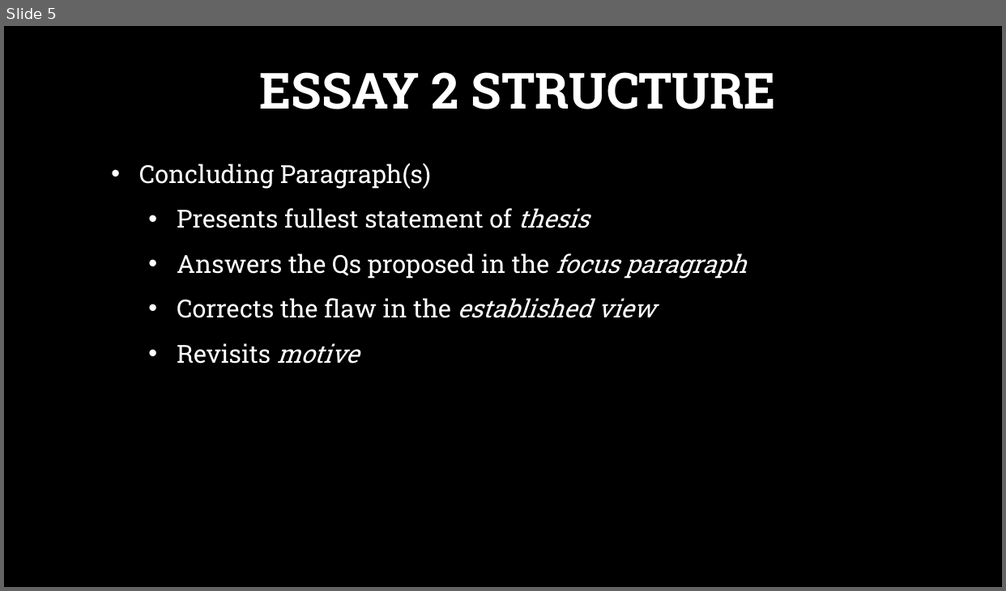
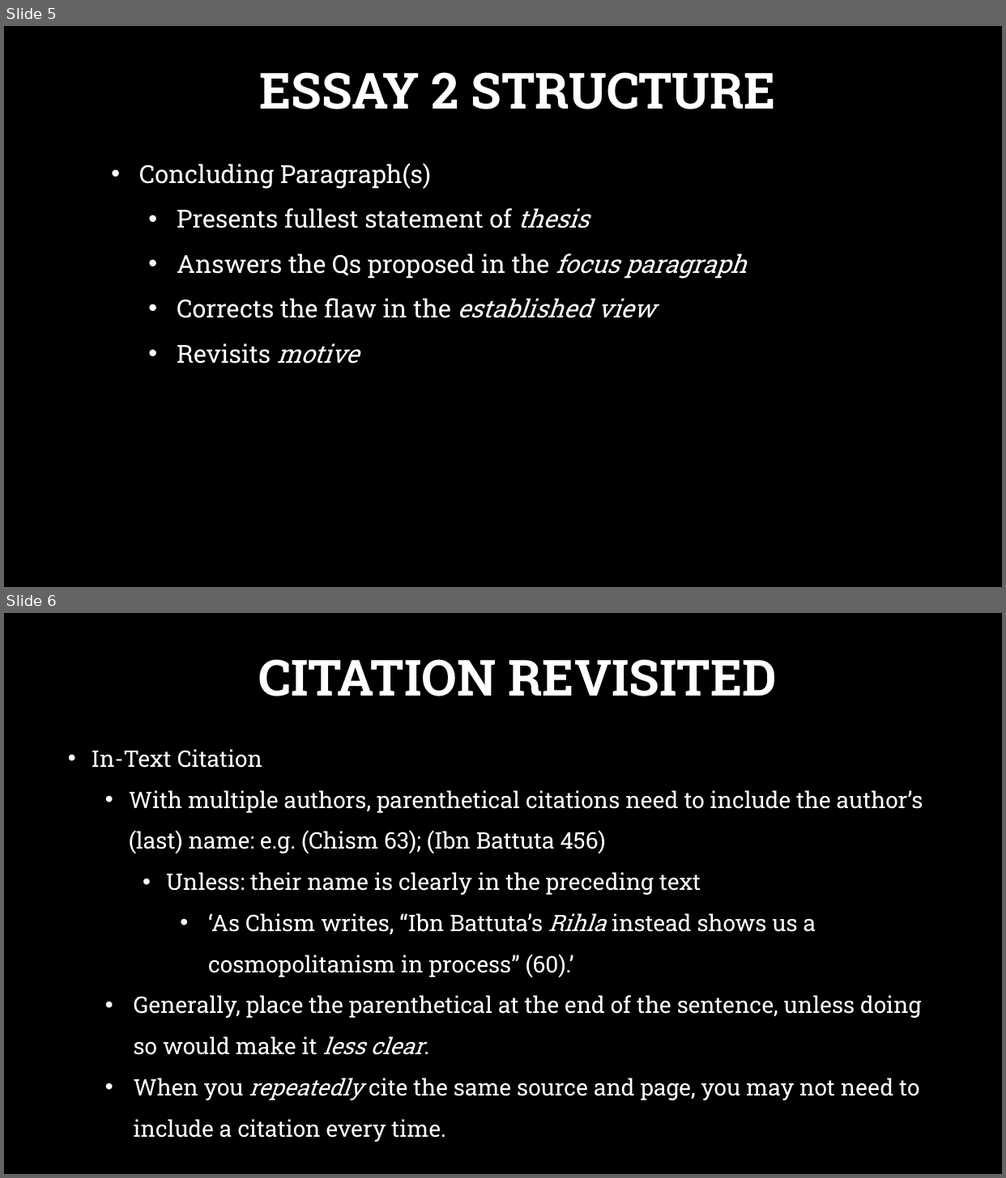
Before and after one commit to nadaniels/test-git, a slide deck: 03_12 Class Powerpoint.pptx. Shown one above the other, each under a label of ours: slide 5 before the commit, slides 5 and 6 after it. The pictures are 1006x591 and 1006x1178 pixels, drawn with LibreOffice and Linux fonts; fonts in the diff are those of the drawing; background and template pictures are left out. Boxes give left, top, right and bottom in pixels: in the first picture for what was removed or moved away, otherwise in the second. Text is boxed around its words. In the diff, an @@ line names an element or a change of style, - is before the commit and + after.

```diff
--- a/03_12 Class Powerpoint.pptx
+++ b/03_12 Class Powerpoint.pptx
@@ slide 6 added at (x1=4, y1=613, x2=1002, y2=1174), background picture (left out) @@
@@ title added at (x1=259, y1=659, x2=777, y2=696), 48 pt, text #FFFFFF, bold @@
+CITATION REVISITED
@@ text added at (x1=91, y1=749, x2=923, y2=1142), 22 pt, text #FFFFFF @@
+• In-Text Citation
+  • With multiple authors, parenthetical citations need to include the author’s (last) name: e.g. (Chism 63); (Ibn Battuta 456)
+    • Unless: their name is clearly in the preceding text
+      • ‘As Chism writes, “Ibn Battuta’s Rihla instead shows us a cosmopolitanism in process” (60).’
+  • Generally, place the parenthetical at the end of the sentence, unless doing so would make it less clear.
+  • When you repeatedly cite the same source and page, you may not need to include a citation every time.
```
Also in this commit, not shown: 1 other slide added, 1 slide removed.
